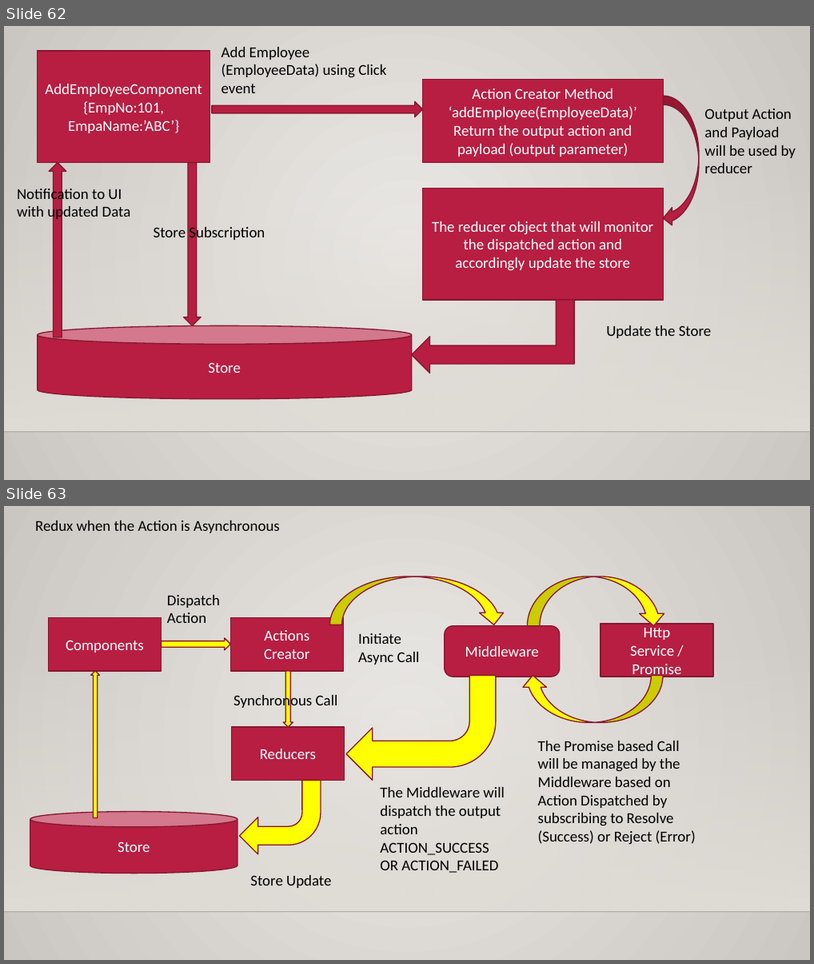
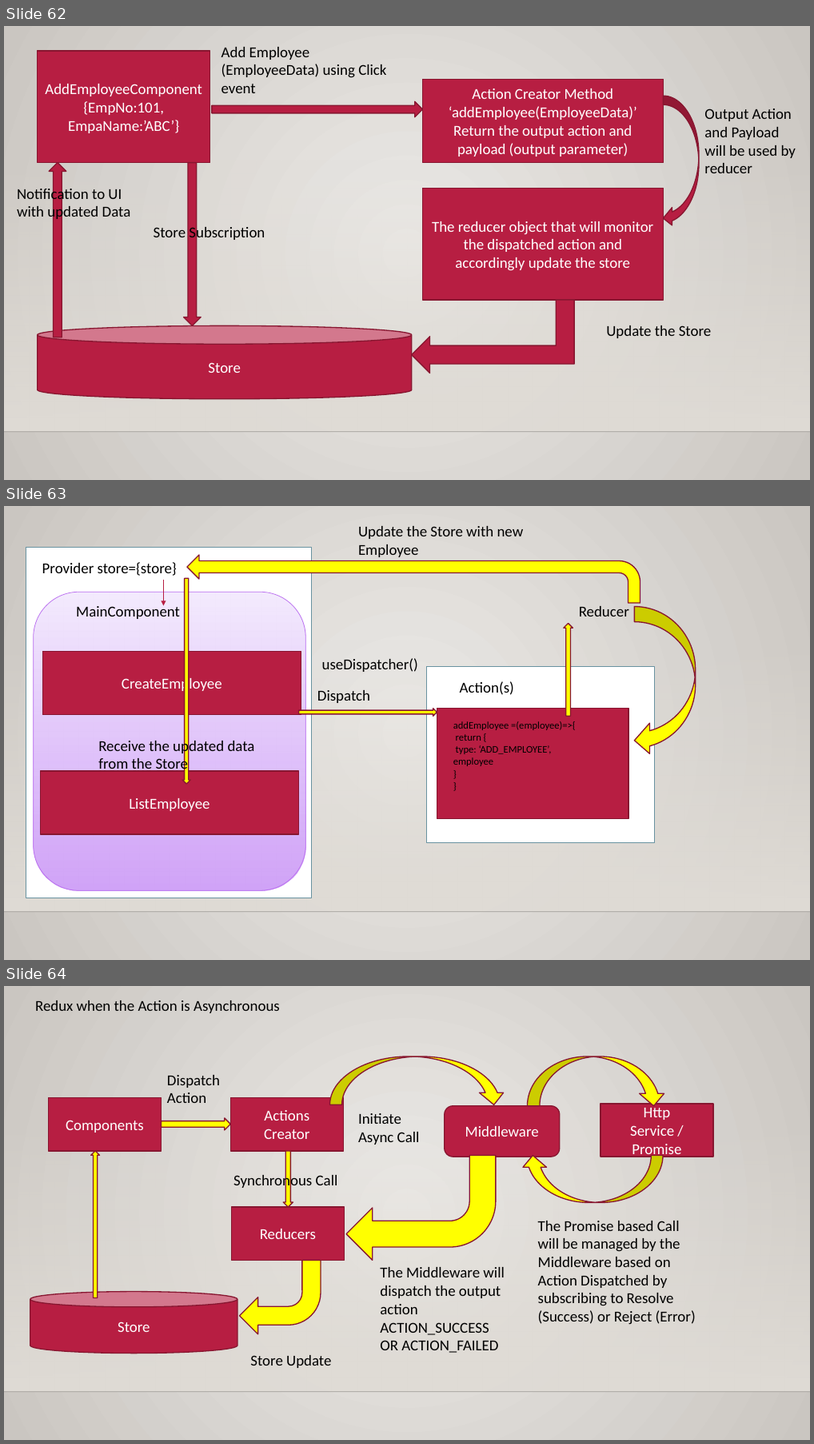
Before and after one commit to maheshsabnis/blazejan2021, a slide deck: Training_Notes_PPTs.pptx. Shown one above the other, each under a label of ours: slides 62 and 63 before the commit, slides 62, 63 and 64 after it. The pictures are 814x964 and 814x1444 pixels, drawn with LibreOffice and Linux fonts; fonts in the diff are those of the drawing; background and template pictures are left out. Boxes give left, top, right and bottom in pixels: in the first picture for what was removed or moved away, otherwise in the second. Text is boxed around its words. In the diff, an @@ line names an element or a change of style, - is before the commit and + after.

```diff
--- a/Training_Notes_PPTs.pptx
+++ b/Training_Notes_PPTs.pptx
@@ slide 63 added at <box>4,506,810,960</box>, background gradient #ECEAE7 to #CAC7C1; not listed: 2 template elements that a slide beside it also shows @@
@@ text added at <box>358,526,524,557</box>, 18 pt, text #000000 @@
+Update the Store with new Employee
@@ rectangle added at <box>26,548,311,898</box>, fill #FFFFFF, outline #6892A0 1.25 pt @@
@@ text added at <box>42,562,177,576</box>, 18 pt, text #000000 @@
+Provider store={store}
@@ bent arrow added at <box>187,555,641,603</box>, fill #FFFF00, outline #871631 1.25 pt @@
@@ rounded rectangle added at <box>34,592,306,890</box>, fill gradient #F4EAFD to #CE9CF7, outline #BC72F0 0.75 pt @@
@@ arrow added from (164, 580) to (164, 606), #B71E42 0.75 pt @@
@@ down arrow added at <box>182,579,190,784</box>, fill #FFFF00, outline #871631 1.25 pt @@
@@ text added at <box>76,604,180,619</box>, 18 pt, text #000000 @@
+MainComponent
@@ up arrow added at <box>564,624,574,716</box>, fill #FFFF00, outline #871631 1.25 pt @@
@@ text added at <box>579,606,630,616</box>, 18 pt, text #000000 @@
+Reducer
@@ curved left arrow added at <box>635,607,696,756</box>, fill #FFFF00, outline #871631 1.25 pt @@
@@ rectangle added at <box>42,651,302,715</box>, fill #B71E42, outline #871631 1.25 pt, 18 pt, text #FFFFFF @@
+CreateEmployee
@@ text added at <box>322,658,418,672</box>, 18 pt, text #000000 @@
+useDispatcher()
@@ rectangle added at <box>427,666,655,842</box>, fill #FFFFFF, outline #6892A0 1.25 pt @@
@@ text added at <box>318,690,370,703</box>, 18 pt, text #000000 @@
+Dispatch
@@ text added at <box>460,681,514,695</box>, 18 pt, text #000000 @@
+Action(s)
@@ right arrow added at <box>299,708,438,716</box>, fill #FFFF00, outline #871631 1.25 pt @@
@@ rectangle added at <box>437,708,629,818</box>, fill #B71E42, outline #871631 1.25 pt @@
@@ text added at <box>454,721,576,766</box>, 12 pt, text #000000 @@
+addEmployee =(employee)=>{
+return {
+type: ‘ADD_EMPLOYEE’,
+employee
+}
+}
@@ text added at <box>98,738,255,773</box>, 18 pt, text #000000 @@
+Receive the updated data from the Store
@@ rectangle added at <box>40,771,299,835</box>, fill #B71E42, outline #871631 1.25 pt, 18 pt, text #FFFFFF @@
+ListEmployee
@@ what was slide 63 is now slide 64 @@
```
Also in this commit, not shown: 2 other slides added, 7 other files.
